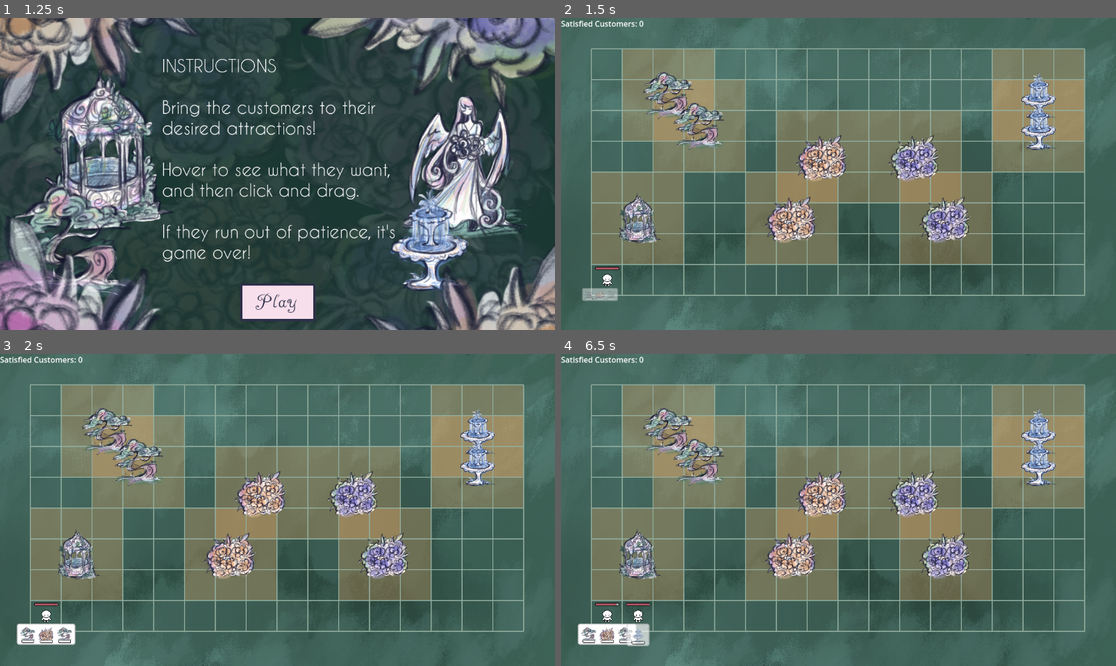
Above: before the commit, frames 1-4 (two rows, left to right).
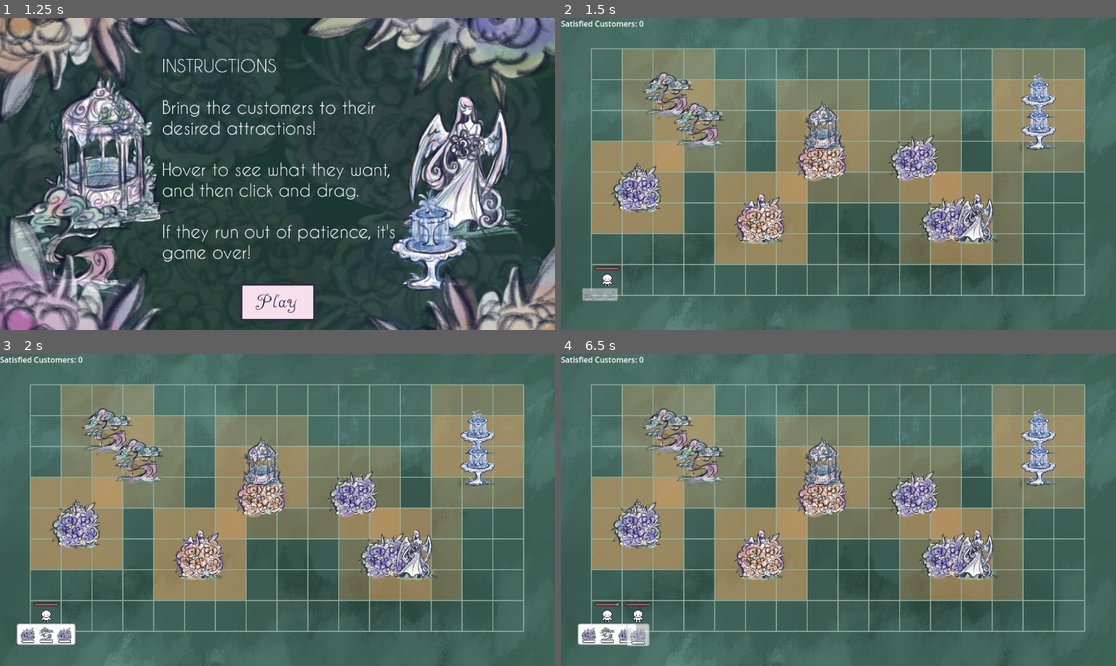
Above: after the commit, the same moments.

Repository: RianShinozaki/GardenExpress
Game: Godot game, scene res://Maps/title_screen.tscn
Same seed, same stepped clock (60 frames per second), same inputs: the game is played once before the commit and once after it.
Inputs (mouse positions are in pixels of both pictures, inside the frame that each line leads up to):
- Up to frame 1 (1.25 s): click "Start Game!" at 0.5 s
- Up to frame 2 (1.5 s): click "Play" at 1.25 s
- Up to frame 3 (2 s): no input
- Up to frame 4 (6.5 s): tap Enter at 2, 3.5, 5 s; move the mouse to (1038, 432) at 2.02 s; click (1038, 432) at 2.1 s; tap Space at 2.75, 4.25, 5.75 s; move the mouse to (666, 432) at 2.77 s; click (666, 432) at 2.85 s; move the mouse to (943, 553) at 3.52 s; click (943, 553) at 3.6 s; move the mouse to (821, 494) at 4.27 s; click (821, 494) at 4.35 s; move the mouse to (638, 553) at 5.02 s; click (638, 553) at 5.1 s; move the mouse to (1038, 463) at 5.77 s; click (1038, 463) at 5.85 s

Frame 1 is identical in both runs. In frame 2, 20% of the frame differs, in the area x 4-84%, y 19-90%; in frame 3, 20%; in frame 4, 20%, in the area x 3-84%, y 19-93%.

Commit message:
added bgm + coin sfx + fixed monument bug

Diff:
--- a/Maps/game.tscn
+++ b/Maps/game.tscn
@@ -1,10 +1,12 @@
-[gd_scene load_steps=17 format=3 uid="uid://xg1fkim5oe64"]
+[gd_scene load_steps=19 format=3 uid="uid://xg1fkim5oe64"]
 
 [ext_resource type="Script" uid="uid://3823qkd12a7a" path="res://Scripts/grid_controller.gd" id="1_1ldu1"]
 [ext_resource type="Script" uid="uid://f52nfrf8ck1i" path="res://Scripts/game.gd" id="1_k8udb"]
 [ext_resource type="Script" uid="uid://cug412gakuo1x" path="res://Scripts/customer_queue.gd" id="2_6et8r"]
 [ext_resource type="PackedScene" uid="uid://ih0k2vc0pidh" path="res://Maps/GameOver.tscn" id="2_ssil2"]
 [ext_resource type="PackedScene" uid="uid://h7whcttdoe0e" path="res://Objects/customer.tscn" id="3_rxd1x"]
+[ext_resource type="AudioStream" uid="uid://l6ymwse8fy6l" path="res://Art Assets/1144ghost-track-1.wav" id="3_t3n2m"]
+[ext_resource type="AudioStream" uid="uid://bchh7hs1tcgo7" path="res://Art Assets/coins.ogg" id="4_4usci"]
 [ext_resource type="PackedScene" uid="uid://cj6y6aoeqwmy1" path="res://Objects/monument.tscn" id="4_6et8r"]
 [ext_resource type="Script" uid="uid://bqqqqcud30etp" path="res://Scripts/monument_spawner.gd" id="5_spawner"]
 [ext_resource type="Script" uid="uid://c8k65j1lfvhm6" path="res://Data/monument_data.gd" id="6_u2770"]
@@ -23,6 +25,8 @@
 texture_filter = 1
 script = ExtResource("1_k8udb")
 game_over_scene = ExtResource("2_ssil2")
+bg_music = ExtResource("3_t3n2m")
+cash_sfx = ExtResource("4_4usci")
 
 [node name="Background" type="Sprite2D" parent="."]
 z_index = -10
--- a/Objects/customer.tscn
+++ b/Objects/customer.tscn
@@ -7,6 +7,7 @@
 [ext_resource type="Resource" uid="uid://bhi5c7rc8v0h2" path="res://Data/BlueFlower.tres" id="3_q381c"]
 [ext_resource type="Resource" uid="uid://df42yu8lmbh0v" path="res://Data/Fountain.tres" id="4_v3aac"]
 [ext_resource type="Resource" uid="uid://dablhn7yad77q" path="res://Data/Pavilion.tres" id="5_6lvd0"]
+[ext_resource type="AudioStream" uid="uid://bchh7hs1tcgo7" path="res://Art Assets/coins.ogg" id="6_v3aac"]
 [ext_resource type="Texture2D" uid="uid://qgw3wc7ewpb5" path="res://Art Assets/Monuments/Blue-Flower.png" id="8_q381c"]
 
 [sub_resource type="StyleBoxFlat" id="StyleBoxFlat_xhif6"]
@@ -315,6 +316,7 @@
 script = ExtResource("1_7tiyv")
 monuments_to_visit = Array[ExtResource("2_xhif6")]([ExtResource("3_q381c"), ExtResource("4_v3aac"), ExtResource("5_6lvd0")])
 time_remaining = 15.0
+cash_sfx = ExtResource("6_v3aac")
 
 [node name="ProgressBar" type="ProgressBar" parent="."]
 offset_left = -24.0
--- a/Objects/monument.tscn
+++ b/Objects/monument.tscn
@@ -1,25 +1,13 @@
-[gd_scene load_steps=7 format=3 uid="uid://cj6y6aoeqwmy1"]
+[gd_scene load_steps=4 format=3 uid="uid://cj6y6aoeqwmy1"]
 
 [ext_resource type="Script" uid="uid://d33waylukjlh0" path="res://Scripts/monument_object.gd" id="1_6x0e4"]
 [ext_resource type="Script" uid="uid://dj8lb4uhtohgu" path="res://Objects/radius_drawer.gd" id="3_1u7vd"]
-
-[sub_resource type="Resource" id="Resource_6x0e4"]
-metadata/__load_path__ = "res://Art Assets/OutHouse.png"
-
-[sub_resource type="Resource" id="Resource_1u7vd"]
-metadata/__load_path__ = "res://Art Assets/mountain.png"
-
-[sub_resource type="Resource" id="Resource_oiu8d"]
-metadata/__load_path__ = "res://Art Assets/fountain.jpg"
 
 [sub_resource type="RectangleShape2D" id="RectangleShape2D_7tiyv"]
 size = Vector2(62, 62)
 
 [node name="MonumentObject" type="Node2D"]
 script = ExtResource("1_6x0e4")
-outhouse_sprite = SubResource("Resource_6x0e4")
-mountain_sprite = SubResource("Resource_1u7vd")
-fountain_sprite = SubResource("Resource_oiu8d")
 can_be_picked_up = false
 
 [node name="Sprite2D" type="Sprite2D" parent="."]
--- a/Scripts/game.gd
+++ b/Scripts/game.gd
@@ -1,20 +1,35 @@
 class_name Game
-
 extends Node2D
 
 @export var game_over_scene: PackedScene
+static var instance: Game
+
 @onready var satisfied_label: Label
-static var instance: Game
 var satisfied_customers: int = 0
+
+@export var bg_music: AudioStream
+var music_player: AudioStreamPlayer
+@export var cash_sfx: AudioStream
 
 func _ready() -> void:
 	instance = self
 	satisfied_label = get_tree().get_root().get_node("Game/VBoxContainer/SatisfiedCustomersLabel")
 	update_satisfied_label()
 
+	# setup and play background music
+	music_player = AudioStreamPlayer.new()
+	add_child(music_player)
+	music_player.stream = bg_music
+	music_player.play()
+
 func add_satisfied_customer() -> void:
 	satisfied_customers += 1
+	var audio = AudioStreamPlayer.new()
+	Game.instance.add_child(audio)
+	audio.stream = cash_sfx
+	audio.play()
 	update_satisfied_label()
+
 
 func update_satisfied_label() -> void:
 	if is_instance_valid(satisfied_label):
--- a/Scripts/monument_object.gd
+++ b/Scripts/monument_object.gd
@@ -4,12 +4,6 @@
 
 @export var monument_data: MonumentData
 @export var radius_color: Color
-
-# Sprite resources for each monument type
-@export var outhouse_sprite: Texture2D
-@export var mountain_sprite: Texture2D
-@export var fountain_sprite: Texture2D
-@export var concessions_sprite: Texture2D
 
 # Sprite scaling options
 @export var sprite_scale: Vector2 = Vector2(1.0, 1.0)
--- a/Scripts/monument_spawner.gd
+++ b/Scripts/monument_spawner.gd
@@ -50,13 +50,12 @@
 	return Vector2i(-1, -1)
 
 func _is_position_available(grid_pos: Vector2i) -> bool:
-	# Check if position is too close to existing monuments
 	for occupied_pos in occupied_positions:
-		var distance = grid_pos.distance_to(occupied_pos)
+		var distance = abs(grid_pos.x - occupied_pos.x) + abs(grid_pos.y - occupied_pos.y)
 		if distance < min_distance_between_monuments:
 			return false
+	return true
 
-	return true
 
 func _spawn_monument_at_position(grid_pos: Vector2i, _monument_data: MonumentData) -> void:
 	if not _is_position_valid(grid_pos):
Not shown, added: Art Assets/1144ghost-track-1.wav.import
Not shown, added: Art Assets/coins.ogg.import
Not shown: 1 places in Objects/customer.tscn that only renumber resources
Not shown, added: Art Assets/1144ghost-track-1.wav
Not shown, added: Art Assets/coins.ogg
Not shown, changed: GardenExpressWeb.zip
Not shown, changed: GardenExpressWeb/index.html
Not shown, changed: GardenExpressWeb/index.pck
Not shown, changed: README.md
